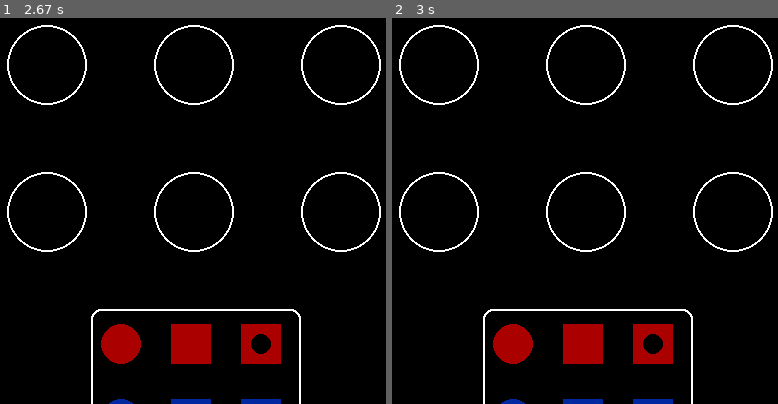
Above: before the commit, frames 1-2 (left to right).
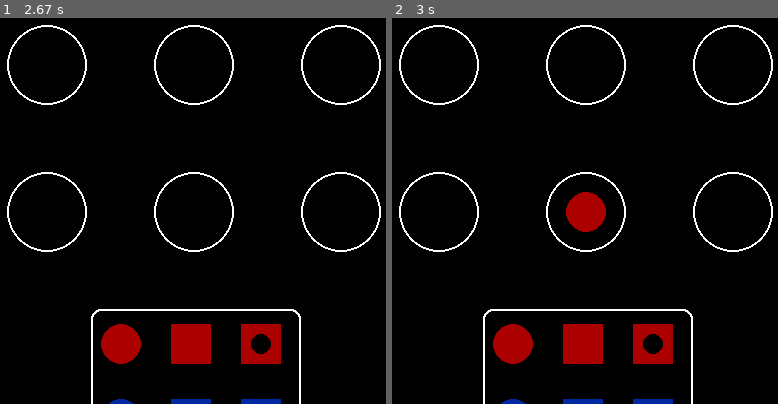
Above: after the commit, the same moments.

Repository: Jakub93-vim/PyGame
Game: pygame game, started from Quarto Game.py
The game is run twice, just before and just after one commit, with the same random seed, the same clock (stepped at 60 frames per second) and the same inputs.
Inputs (mouse positions are % of the whole screen's width and height, from its top left):
- Up to frame 1 (2.67 s): click (50, 50) at 0.45 s; click (25, 51) at 0.87 s; move the mouse to (51, 61) at 2.17 s; click (51, 61) at 2.37 s
- Up to frame 2 (3 s): no input
The pictures show only the part of the screen within x 24-74%, y 32-82%; the shares and areas given below are measured in that part.

Frame 1 is identical in both runs. In frame 2, 0.8% of the frame differs, in the area x 45-56%, y 45-56%.

Commit message:
Selection ang moving tokens

Diff:
--- a/Quarto Game.py
+++ b/Quarto Game.py
@@ -1,4 +1,4 @@
-import pygame
+import pygame, math
 
 width = 800
 height = 800
@@ -77,8 +77,9 @@
         for circPosition in  listOfPosition:
             print ('circle', circPosition)
             print ('mouse', mouse_x, mouse_y)
-            if (mouse_x - circPosition[0])**2 + (mouse_y - circPosition[1])**2 < 20:
+            if math.sqrt ( (mouse_x - circPosition[0])**2 + (mouse_y - circPosition[1])**2) < 40:
                 self.position = [circPosition[0], circPosition[1]]
+                print ('you are in the circle')
 
 
 tokens = []
